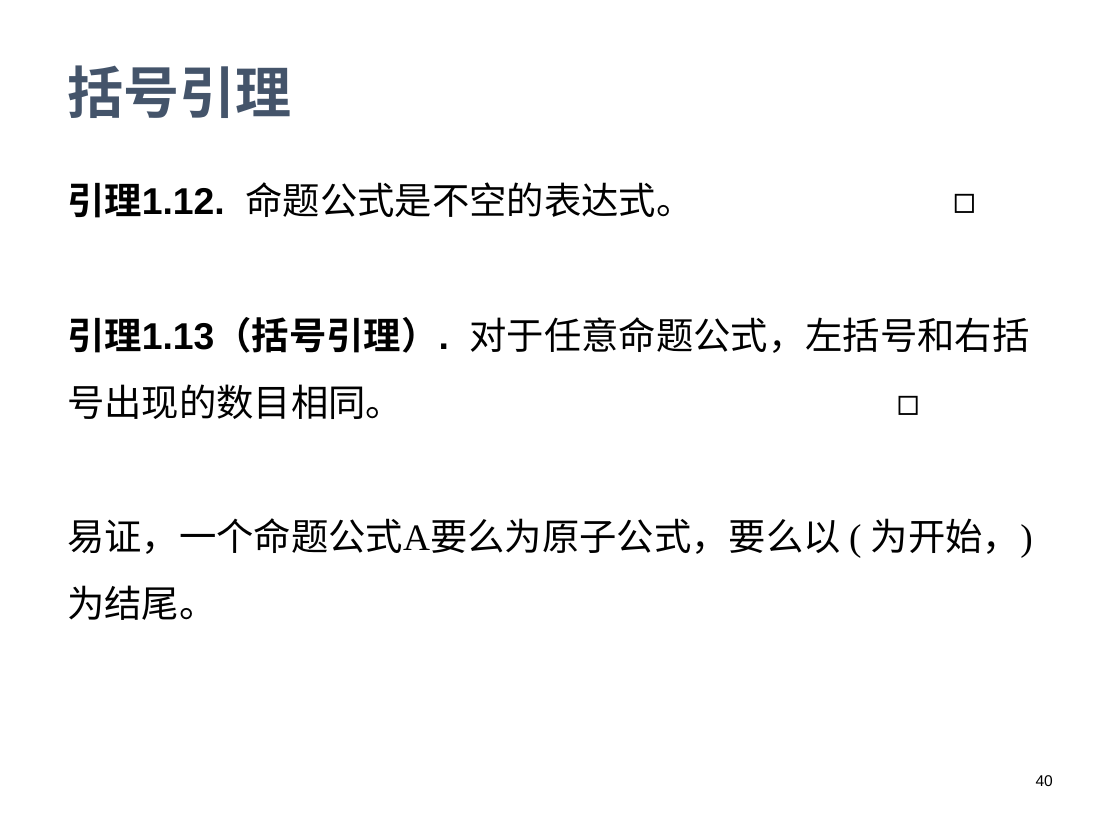
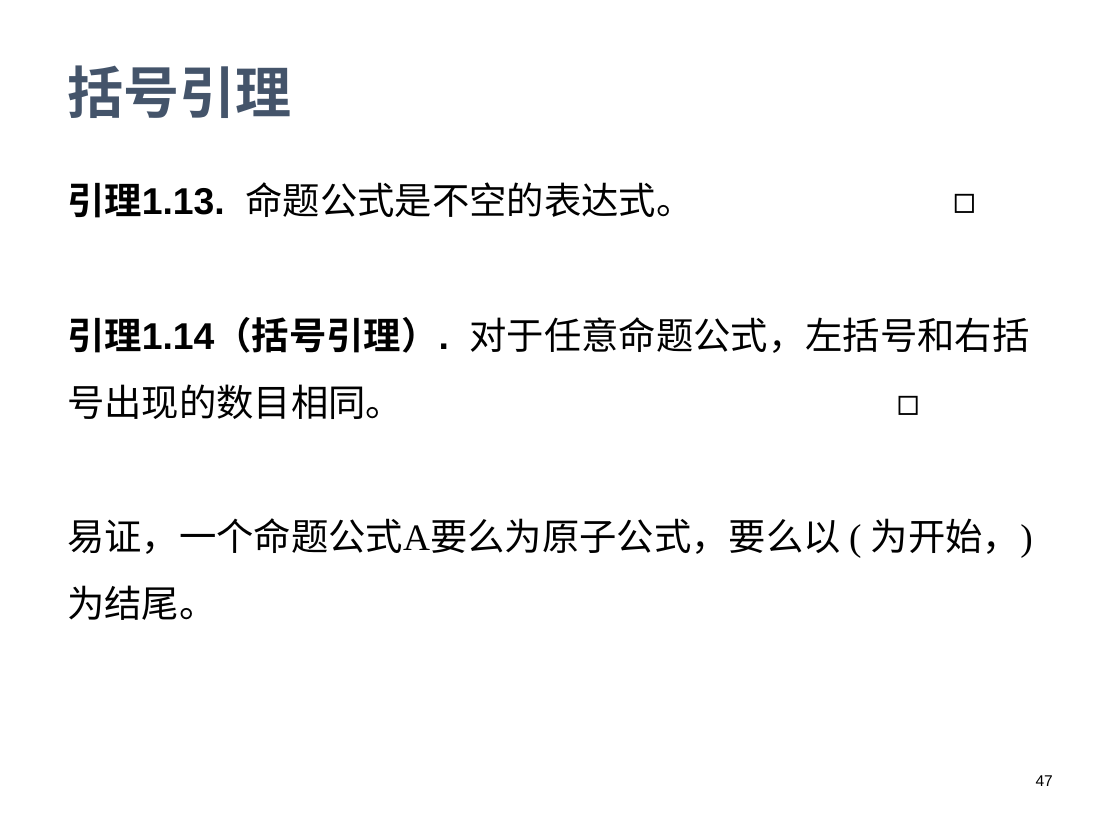
Before and after one commit to gecunjing/gecunjing.github.io, a slide deck: slide 47 of Logic/2025/lec02.pptx (slide 40 before the commit). Drawn at 1120x840 pixels with LibreOffice and Linux fonts; fonts in the diff are those of the drawing; background and template pictures are left out. Boxes give left, top, right and bottom in pixels: in the first picture for what was removed or moved away, otherwise in the second. Text is boxed around its words. In the diff, an @@ line names an element or a change of style, - is before the commit and + after.

```diff
--- a/Logic/2025/lec02.pptx
+++ b/Logic/2025/lec02.pptx
@@ text at (67,182,1030,419): text changed @@
-引理1.12. 命题公式是不空的表达式。 ◻
-引理1.13（括号引理）. 对于任意命题公式，左括号和右括号出现的数目相同。 ◻
+引理1.13. 命题公式是不空的表达式。 ◻
+引理1.14（括号引理）. 对于任意命题公式，左括号和右括号出现的数目相同。 ◻
@@ page number at (1036,775,1053,786): text changed @@
-40
+47
```
Also in this commit, not shown: 2 other slides changed, 1 other file.
